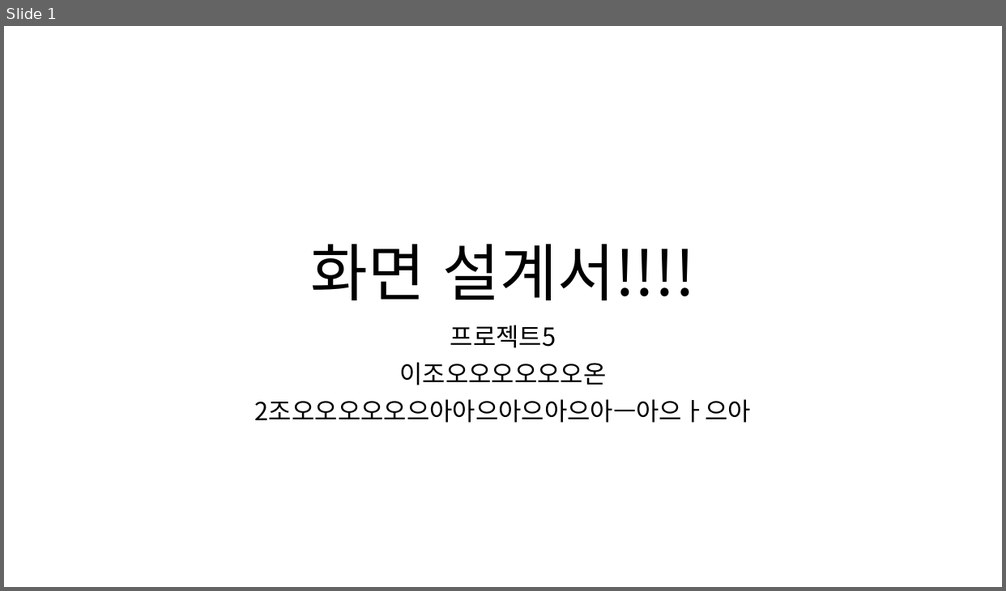
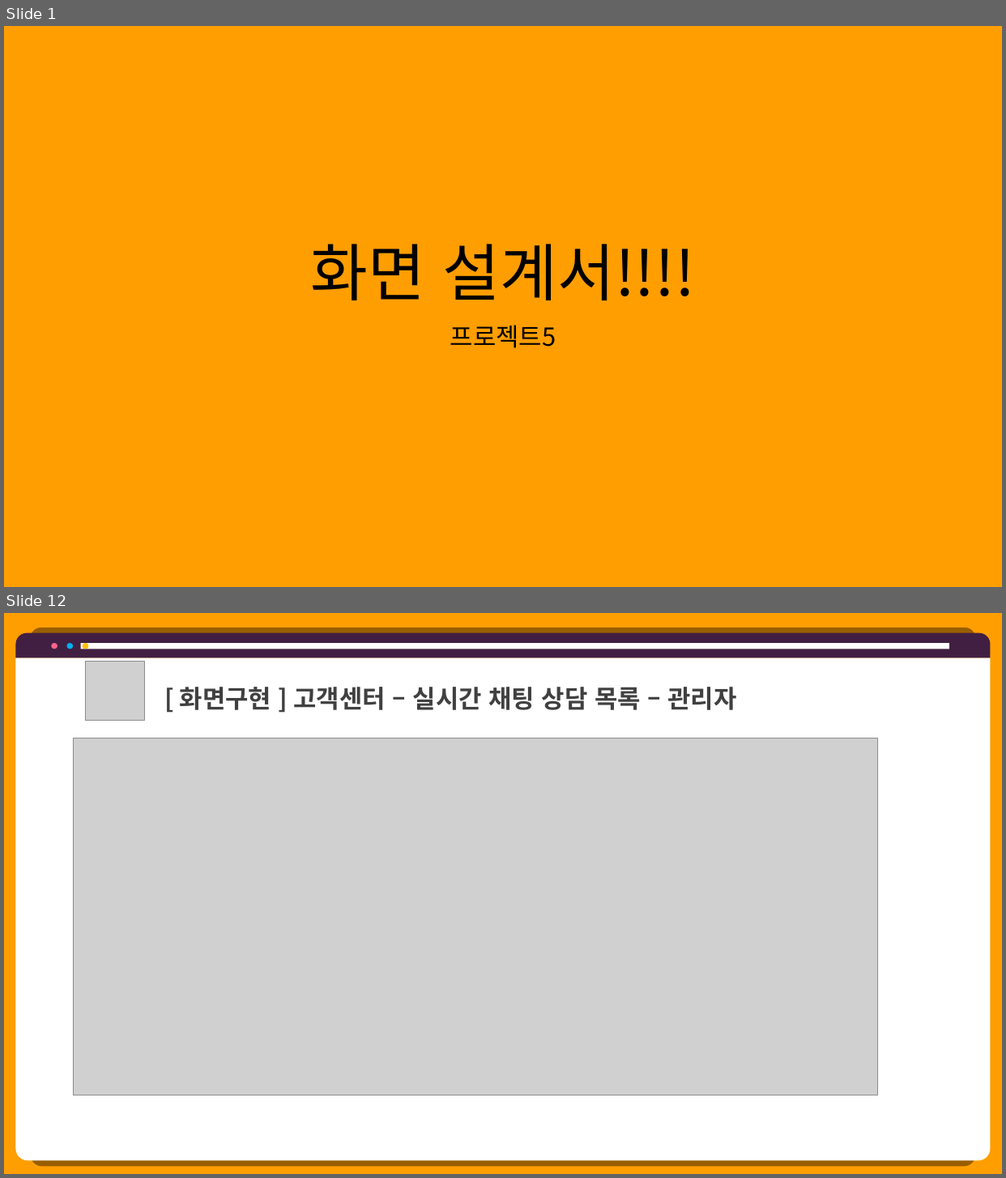
Before and after one commit to hhsw07/ezen-academy-projects, a slide deck: 0 발표용 파워포인트/0522 3차발표/0522 project06 - 파워포인트 - 송우.pptx. Shown one above the other, each under a label of ours: slide 1 before the commit, slides 1 and 12 after it; the slides between them are not shown. The pictures are 1006x591 and 1006x1178 pixels, drawn with LibreOffice and Linux fonts; fonts in the diff are those of the drawing; grey boxes stand for pictures. Boxes give left, top, right and bottom in pixels: in the first picture for what was removed or moved away, otherwise in the second. Text is boxed around its words. In the diff, an @@ line names an element or a change of style, - is before the commit and + after.

```diff
--- a/0 발표용 파워포인트/0522 3차발표/0522 project06 - 파워포인트 - 송우.pptx
+++ b/0 발표용 파워포인트/0522 3차발표/0522 project06 - 파워포인트 - 송우.pptx
@@ slide 12 added at (x1=4, y1=613, x2=1002, y2=1174), background #FF9E00 @@
@@ round same rect added at (x1=16, y1=633, x2=991, y2=658), fill #411F42 @@
@@ round same rect added at (x1=16, y1=658, x2=991, y2=1161), fill #FFFFFF @@
@@ ellipse added at (x1=51, y1=643, x2=57, y2=649), fill #FF6189 @@
@@ ellipse added at (x1=67, y1=643, x2=73, y2=649), fill #00B0F0 @@
@@ rectangle added at (x1=80, y1=643, x2=949, y2=649), fill #FFFFFF @@
@@ ellipse added at (x1=83, y1=643, x2=88, y2=649), fill #FFC000 @@
@@ picture added at (x1=86, y1=661, x2=145, y2=720) @@
@@ text added at (x1=180, y1=687, x2=737, y2=710), 24 pt, text #404040, bold @@
+[ 화면구현 ] 고객센터 – 실시간 채팅 상담 목록 – 관리자
@@ picture added at (x1=73, y1=738, x2=878, y2=1095) @@
@@ slide 1 changed as well @@
@@ background #FFFFFF to #FF9E00 @@
@@ subtitle at (x1=255, y1=362, x2=751, y2=423): paragraphs removed @@
-이조오오오오오오온
-2조오오오오오으아아으아으아으아ㅡ아으ㅏ으아
```
Also in this commit, not shown: 10 other slides added, 12 other files.
